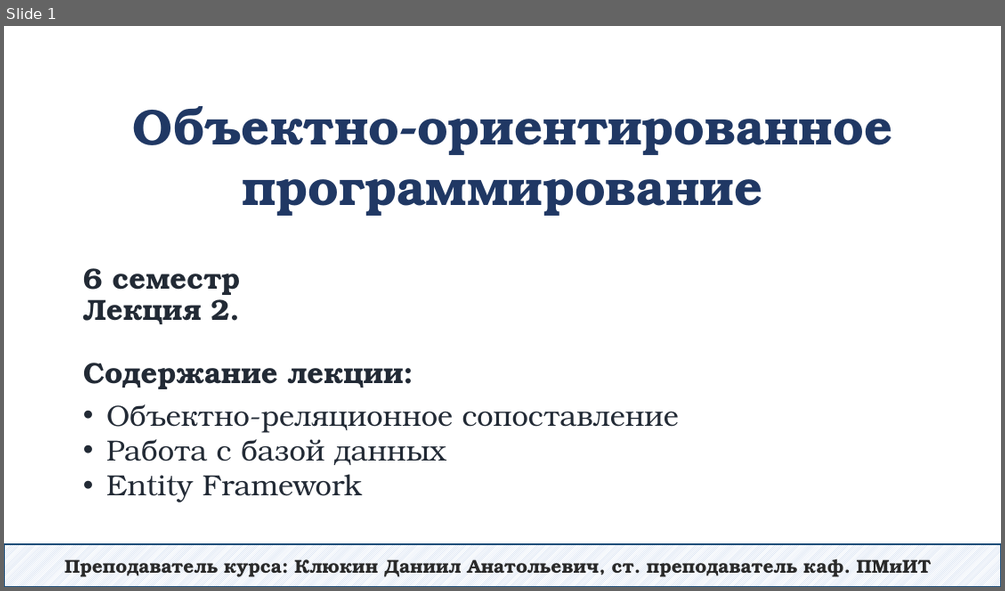
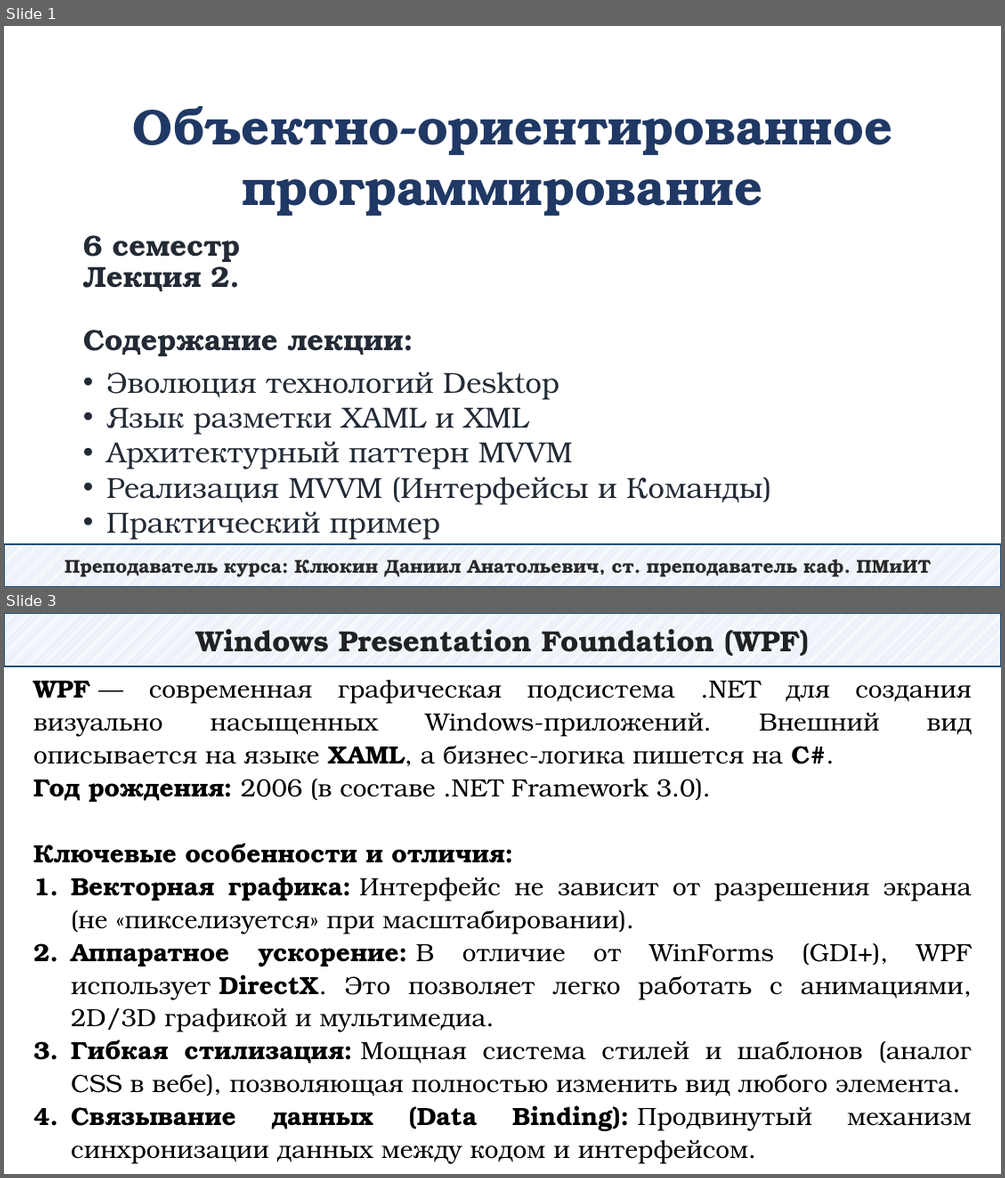
Before and after one commit to DaniilKlyukin/OOP-6, a slide deck: Лекции/ООП 2 лек 2.pptx. Shown one above the other, each under a label of ours: slide 1 before the commit, slides 1 and 3 after it; the slides between them are not shown. The pictures are 1005x591 and 1005x1178 pixels, drawn with LibreOffice and Linux fonts; fonts in the diff are those of the drawing. Boxes give left, top, right and bottom in pixels: in the first picture for what was removed or moved away, otherwise in the second. Text is boxed around its words. In the diff, an @@ line names an element or a change of style, - is before the commit and + after.

```diff
--- a/Лекции/ООП 2 лек 2.pptx
+++ b/Лекции/ООП 2 лек 2.pptx
@@ slide 3 added at (4,613,1001,1174), background #FFFFFF @@
@@ rectangle added at (4,613,1001,666), fill pattern #B4C7E7 on #FFFFFF, outline #1F4E79 1.25 pt, 28 pt, text #202122, bold @@
+Windows Presentation Foundation (WPF)
@@ text added at (33,680,972,1164), 24 pt, text #000000 @@
+WPF — современная графическая подсистема .NET для создания визуально насыщенных Windows-приложений. Внешний вид описывается на языке XAML, а бизнес-логика пишется на C#.
+Год рождения: 2006 (в составе .NET Framework 3.0).
+Ключевые особенности и отличия:
+1. Векторная графика: Интерфейс не зависит от разрешения экрана (не «пикселизуется» при масштабировании).
+2. Аппаратное ускорение: В отличие от WinForms (GDI+), WPF использует DirectX. Это позволяет легко работать с анимациями, 2D/3D графикой и мультимедиа.
+3. Гибкая стилизация: Мощная система стилей и шаблонов (аналог CSS в вебе), позволяющая полностью изменить вид любого элемента.
+4. Связывание данных (Data Binding): Продвинутый механизм синхронизации данных между кодом и интерфейсом.
@@ slide 1 changed as well @@
@@ title "6 семестр Лекция 2. Содержание ...": place and size @@
-title "6 семестр Лекция 2. Содержание ..." at (83,268,404,389)
+title "6 семестр Лекция 2. Содержание ..." at (83,235,404,356)
@@ text at (106,371,762,540): text changed @@
-• Объектно-реляционное сопоставление
-• Работа с базой данных
-• Entity Framework
+• Эволюция технологий Desktop
+• Язык разметки XAML и XML
+• Архитектурный паттерн MVVM
+• Реализация MVVM (Интерфейсы и Команды)
+• Практический пример
```
Also in this commit, not shown: 30 other slides added, 41 slides removed, 12 other files.
